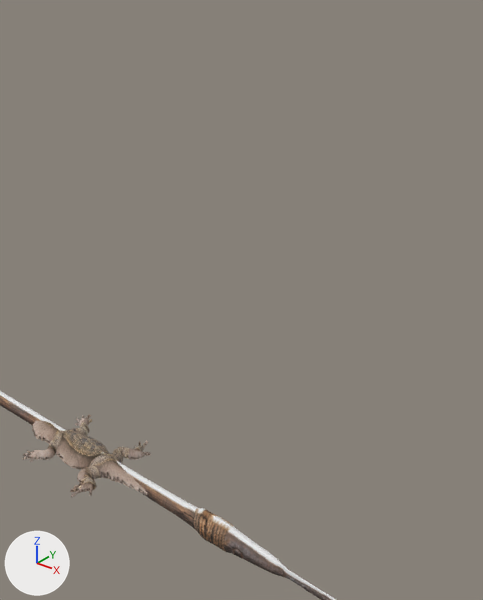
An edit to the glTF model public/assets/models/wasteland/scablands/crew-favours.glb, drawn before and after from the same camera.
Camera for both pictures: a 50 mm lens placed at (1.407, -1.109, 1.474), pointed at (0.245, 0.343, 0.574). The lights are fixed; the arrows at lower left show +X, +Y and +Z. The older version comes first. Where no turn or scale is listed for an object, it has been applied to the vertices.

The first picture shows 'gerald-outline-relief', 'jax-harpoon-outline-lathe'.
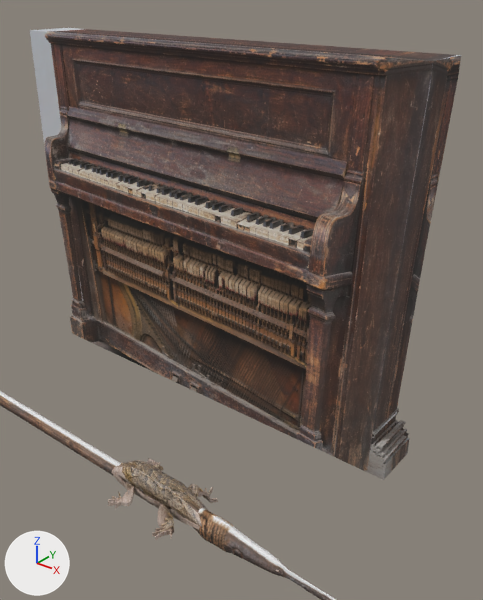
Commit message: Build WW art crew round five candidate

Changed parts and their boxes (x1, y1, x2, y2) in the pictures (483 x 600 px):
'piano-upright-photo-shell', added: after (30, 28, 461, 480)
'gerald-outline-relief', deleted (brown): before (22, 414, 151, 498)
'gerald-body-and-bent-legs', added (brown): after (108, 458, 279, 572)
    faces in mat_photo___ww_gerald_photo (picture img_ww_gerald_photo): (108, 458, 218, 541)
    faces in mat_photo___ww_gerald_side (picture img_ww_gerald_side): (111, 466, 279, 572)

What changed in the scene script:
```text
Add img_ww_piano_photo:
    img_ww_piano_photo = load_image('ww-piano-photo', '_unpacked/ww-piano-photo', 1200, 1040, 'sRGB')
Add img_ww_gerald_side:
    img_ww_gerald_side = load_image('ww-gerald-side', '_unpacked/ww-gerald-side', 1500, 335, 'sRGB')
Add mat_photo___ww_piano_photo:
    mat_photo___ww_piano_photo = principled_material('Photo / ww-piano-photo')
    mat_photo___ww_piano_photo.texture = img_ww_piano_photo
    mat_photo___ww_piano_photo.roughness = 0.85
Add mat_photo___ww_gerald_side:
    mat_photo___ww_gerald_side = principled_material('Photo / ww-gerald-side')
    mat_photo___ww_gerald_side.texture = img_ww_gerald_side
    mat_photo___ww_gerald_side.roughness = 0.85
Add mat_photo___ww_gerald_photo:
    mat_photo___ww_gerald_photo = principled_material('Photo / ww-gerald-photo')
    mat_photo___ww_gerald_photo.texture = img_ww_gerald_photo
    mat_photo___ww_gerald_photo.roughness = 0.85
Add me_piano_upright_photo_shell:
    me_piano_upright_photo_shell.from_pydata(...)  # 192 vertices, 376 faces; spans x -0.75..0.75, y 0.4..0.56, z 0.1..1.3
    me_piano_upright_photo_shell.materials.append(mat_photo___ww_piano_photo)  # picture img_ww_piano_photo
Add me_gerald_body_and_bent_legs:
    me_gerald_body_and_bent_legs.from_pydata(...)  # 1632 vertices, 3350 faces; spans x 0.0..0.658, y -0.137..0.127, z 0.0..0.095
    # faces by material slot: [2648, 702]
    me_gerald_body_and_bent_legs.materials.append(mat_photo___ww_gerald_photo)  # picture img_ww_gerald_photo
    me_gerald_body_and_bent_legs.materials.append(mat_photo___ww_gerald_side)  # picture img_ww_gerald_side
Remove ob_gerald_outline_relief:
    ob_gerald_outline_relief = bpy.data.objects.new('gerald-outline-relief', me_gerald_outline_relief_mesh)
    ob_gerald_outline_relief.location = (0.0, 0.0, 0.0)
Add ob_piano_upright_photo_shell:
    ob_piano_upright_photo_shell = bpy.data.objects.new('piano-upright-photo-shell', me_piano_upright_photo_shell)
    ob_piano_upright_photo_shell.location = (0.0, 0.0, 0.0)
Add ob_gerald_body_and_bent_legs:
    ob_gerald_body_and_bent_legs = bpy.data.objects.new('gerald-body-and-bent-legs', me_gerald_body_and_bent_legs)
    ob_gerald_body_and_bent_legs.location = (0.0, 0.0, 0.0)
```
